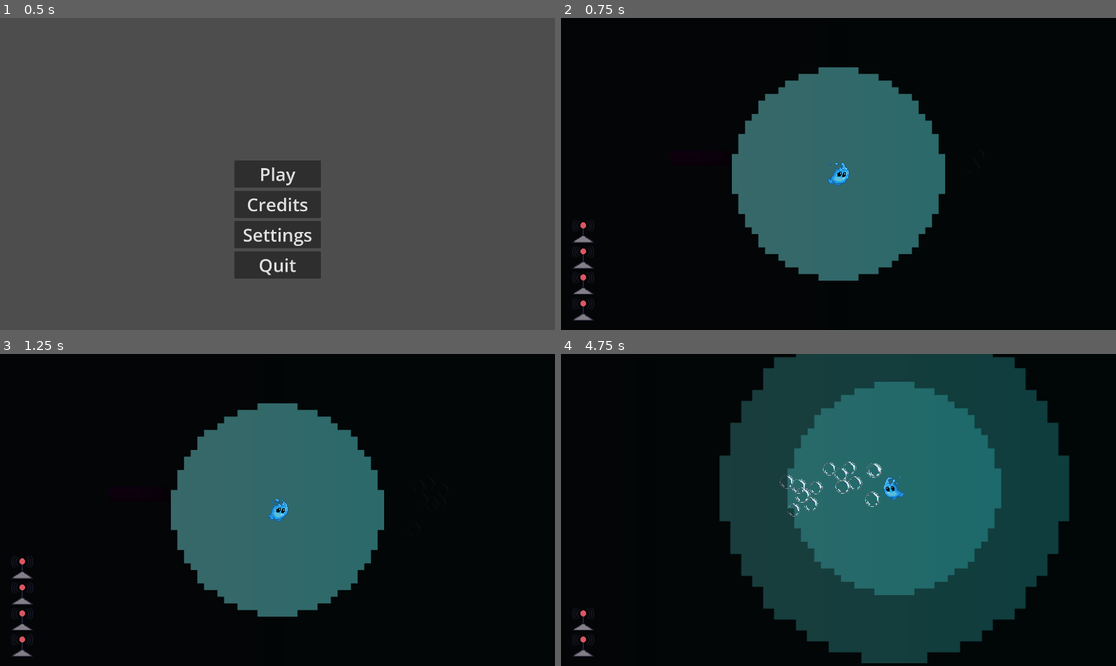
Above: before the commit, frames 1-4 (two rows, left to right).
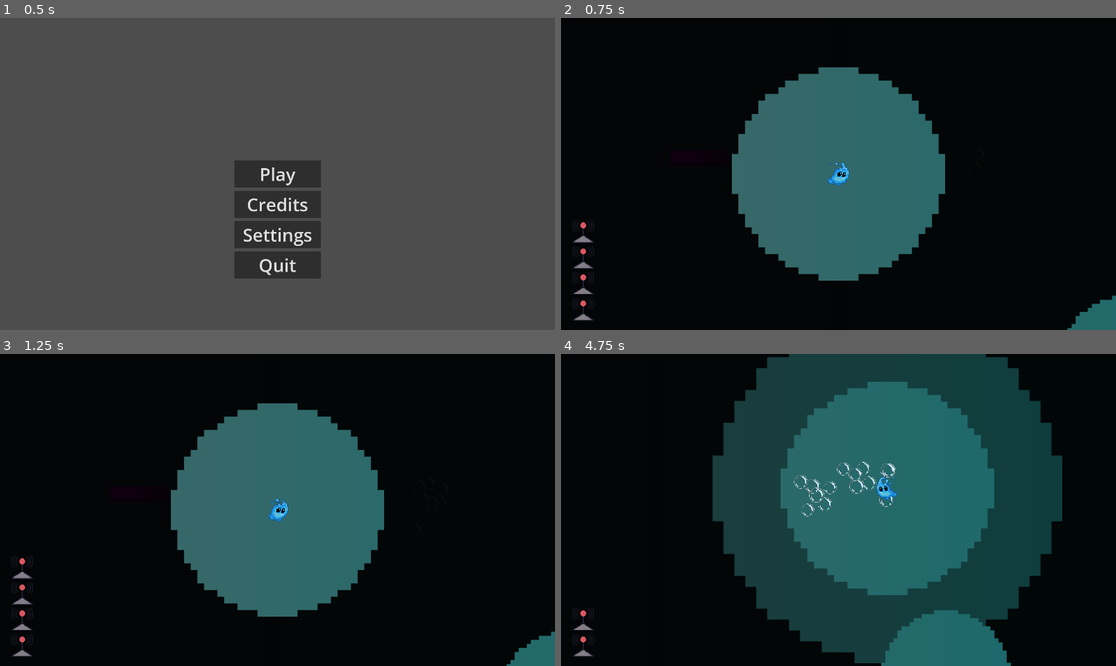
Above: after the commit, the same moments.

Repository: Meemog/LudumDare59
Game: Godot game, scene res://Scenes/main_menu.tscn
Same seed, same stepped clock (60 frames per second), same inputs: the game is played once before the commit and once after it.
Inputs:
- Up to frame 1 (0.5 s): no input
- Up to frame 2 (0.75 s): click "Play" at 0.5 s
- Up to frame 3 (1.25 s): no input
- Up to frame 4 (4.75 s): hold D (right) 1.28-2.03 s; hold Space (personal_sonar) 1.28-2.03 s; hold S (down) 2.03-2.78 s; tap Space (personal_sonar) at 2.1, 3.6 s; hold D (right) 2.78-3.53 s; hold Space (personal_sonar) 2.78-3.53 s; hold W (up) 3.53-4.28 s; hold A (left) from 4.28 s (still down); hold Space (personal_sonar) from 4.28 s (still down)

Frame 1 is identical in both runs. In frame 2, 0.6% of the frame differs, in the area x 91-100%, y 88-100%; in frame 3, 0.6%; in frame 4, 7.8%, in the area x 27-92%, y 0-100%.

Commit message:
Added rocky

Diff:
--- a/Scenes/main.tscn
+++ b/Scenes/main.tscn
@@ -4,6 +4,7 @@
 [ext_resource type="PackedScene" uid="uid://dki1bia61wip2" path="res://Scenes/bubbles.tscn" id="2_8gbba"]
 [ext_resource type="PackedScene" uid="uid://vtbmeiagl1st" path="res://Scenes/checkpoint.tscn" id="2_bo1nx"]
 [ext_resource type="PackedScene" uid="uid://eyawafj404ax" path="res://Scenes/test_wall.tscn" id="4_jjvhh"]
+[ext_resource type="PackedScene" uid="uid://bqft8rq6f01ek" path="res://Scenes/rocky.tscn" id="5_6bp64"]
 [ext_resource type="Script" uid="uid://brdaobtqsoq15" path="res://Scenes/darkness.gd" id="5_kry3j"]
 [ext_resource type="PackedScene" uid="uid://08hgwmbgc78v" path="res://Scenes/ui.tscn" id="6_21xkr"]
 
@@ -44,11 +45,14 @@
 script = ExtResource("5_kry3j")
 camera = NodePath("../Player")
 
+[node name="Rocky" parent="BackBufferCopy" unique_id=1916460702 instance=ExtResource("5_6bp64")]
+position = Vector2(653, 465)
+
 [node name="Player" parent="BackBufferCopy" unique_id=1356148789 node_paths=PackedStringArray("ui") instance=ExtResource("1_jjgbg")]
 position = Vector2(-53, 4)
 collision_mask = 3
 soft_max_velocity = 200.0
-hard_max_velocity = 400.0
+hard_max_velocity = 300.0
 acceleration = 30.0
 max_alpha = 0.94
 sonar_refresh_time = 3.3
--- a/Scenes/player.tscn
+++ b/Scenes/player.tscn
@@ -100,19 +100,22 @@
 [node name="VisionCone" type="Node2D" parent="." unique_id=1430507]
 
 [node name="VisionSprite" type="Sprite2D" parent="VisionCone" unique_id=1627437993]
+z_index = 1
 material = SubResource("ShaderMaterial_fkybt")
 scale = Vector2(1.65, 1.65)
 texture = ExtResource("2_cvnsp")
 
 [node name="AnimatedSprite2D" type="AnimatedSprite2D" parent="." unique_id=1504400235]
+z_index = 2
 texture_filter = 1
 position = Vector2(2.3841858e-07, 0)
 scale = Vector2(1.875, 1.875)
 sprite_frames = SubResource("SpriteFrames_ukyrk")
 animation = &"swim"
-frame_progress = 0.5031789
+frame_progress = 0.8991009
 
 [node name="GPUParticles2D" type="GPUParticles2D" parent="." unique_id=548458929]
+z_index = 4
 emitting = false
 amount = 20
 texture = ExtResource("3_6t5aa")
--- /dev/null
+++ b/Scenes/rocky.gd
@@ -0,0 +1,13 @@
+extends Node2D
+
+var _sprite: AnimatedSprite2D
+
+func _ready() -> void:
+    _sprite = $AnimatedSprite2D
+    _sprite.play("default")
+
+func make_happy() -> void:
+    _sprite.play("happy")
+
+func _on_area_2d_body_entered(body: Node2D) -> void:
+    make_happy()
--- /dev/null
+++ b/Scenes/rocky.tscn
@@ -0,0 +1,119 @@
+[gd_scene format=3 uid="uid://bqft8rq6f01ek"]
+
+[ext_resource type="Script" uid="uid://bplrxrf24uu0w" path="res://Scenes/rocky.gd" id="1_bnukg"]
+[ext_resource type="Texture2D" uid="uid://h17py12wtmut" path="res://Assets/Sprites/sprites1.png" id="1_p2un5"]
+[ext_resource type="Shader" uid="uid://c5k7x8lnl0mk2" path="res://Scenes/vision.gdshader" id="2_q68yl"]
+[ext_resource type="Texture2D" uid="uid://drdnfulfobmle" path="res://Assets/Sprites/VisionCone.png" id="3_ewiwh"]
+
+[sub_resource type="ShaderMaterial" id="ShaderMaterial_yq7nf"]
+shader = ExtResource("2_q68yl")
+
+[sub_resource type="AtlasTexture" id="AtlasTexture_bnukg"]
+atlas = ExtResource("1_p2un5")
+region = Rect2(96, 0, 32, 32)
+
+[sub_resource type="AtlasTexture" id="AtlasTexture_vn4cq"]
+atlas = ExtResource("1_p2un5")
+region = Rect2(160, 0, 32, 32)
+
+[sub_resource type="AtlasTexture" id="AtlasTexture_q68yl"]
+atlas = ExtResource("1_p2un5")
+region = Rect2(128, 0, 32, 32)
+
+[sub_resource type="AtlasTexture" id="AtlasTexture_ewiwh"]
+atlas = ExtResource("1_p2un5")
+region = Rect2(160, 0, 32, 32)
+
+[sub_resource type="AtlasTexture" id="AtlasTexture_yq7nf"]
+atlas = ExtResource("1_p2un5")
+region = Rect2(96, 0, 32, 32)
+
+[sub_resource type="AtlasTexture" id="AtlasTexture_4a1w1"]
+atlas = ExtResource("1_p2un5")
+region = Rect2(96, 64, 32, 32)
+
+[sub_resource type="AtlasTexture" id="AtlasTexture_ksx8a"]
+atlas = ExtResource("1_p2un5")
+region = Rect2(160, 64, 32, 32)
+
+[sub_resource type="AtlasTexture" id="AtlasTexture_ptj5n"]
+atlas = ExtResource("1_p2un5")
+region = Rect2(128, 64, 32, 32)
+
+[sub_resource type="AtlasTexture" id="AtlasTexture_tpqr8"]
+atlas = ExtResource("1_p2un5")
+region = Rect2(160, 64, 32, 32)
+
+[sub_resource type="AtlasTexture" id="AtlasTexture_3dkut"]
+atlas = ExtResource("1_p2un5")
+region = Rect2(96, 64, 32, 32)
+
+[sub_resource type="SpriteFrames" id="SpriteFrames_4a1w1"]
+animations = [{
+"frames": [{
+"duration": 1.0,
+"texture": SubResource("AtlasTexture_bnukg")
+}, {
+"duration": 1.0,
+"texture": SubResource("AtlasTexture_vn4cq")
+}, {
+"duration": 1.0,
+"texture": SubResource("AtlasTexture_q68yl")
+}, {
+"duration": 1.0,
+"texture": SubResource("AtlasTexture_ewiwh")
+}, {
+"duration": 1.0,
+"texture": SubResource("AtlasTexture_yq7nf")
+}],
+"loop": true,
+"name": &"default",
+"speed": 5.0
+}, {
+"frames": [{
+"duration": 1.0,
+"texture": SubResource("AtlasTexture_4a1w1")
+}, {
+"duration": 1.0,
+"texture": SubResource("AtlasTexture_ksx8a")
+}, {
+"duration": 1.0,
+"texture": SubResource("AtlasTexture_ptj5n")
+}, {
+"duration": 1.0,
+"texture": SubResource("AtlasTexture_tpqr8")
+}, {
+"duration": 1.0,
+"texture": SubResource("AtlasTexture_3dkut")
+}],
+"loop": true,
+"name": &"happy",
+"speed": 5.0
+}]
+
+[sub_resource type="RectangleShape2D" id="RectangleShape2D_4a1w1"]
+size = Vector2(53, 48)
+
+[node name="Rocky" type="Node2D" unique_id=1916460702]
+script = ExtResource("1_bnukg")
+
+[node name="vision_cone" type="Sprite2D" parent="." unique_id=424946615]
+z_index = 1
+material = SubResource("ShaderMaterial_yq7nf")
+texture = ExtResource("3_ewiwh")
+
+[node name="AnimatedSprite2D" type="AnimatedSprite2D" parent="." unique_id=99314093]
+z_index = 2
+texture_filter = 1
+scale = Vector2(1.875, 1.875)
+sprite_frames = SubResource("SpriteFrames_4a1w1")
+frame_progress = 0.08778644
+
+[node name="Area2D" type="Area2D" parent="." unique_id=268976186]
+collision_layer = 0
+
+[node name="CollisionShape2D" type="CollisionShape2D" parent="Area2D" unique_id=620708955]
+position = Vector2(1.5, 6)
+shape = SubResource("RectangleShape2D_4a1w1")
+
+[connection signal="body_entered" from="Area2D" to="." method="_on_area_2d_body_entered"]
Not shown, added: Scenes/rocky.gd.uid
